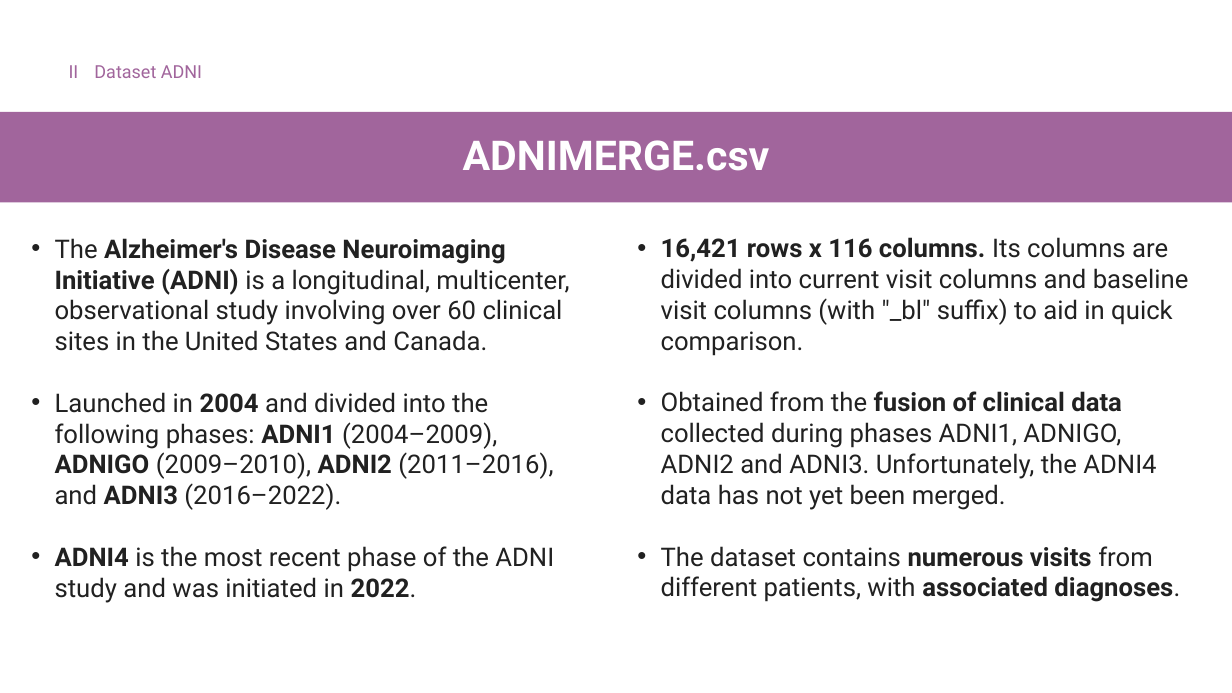
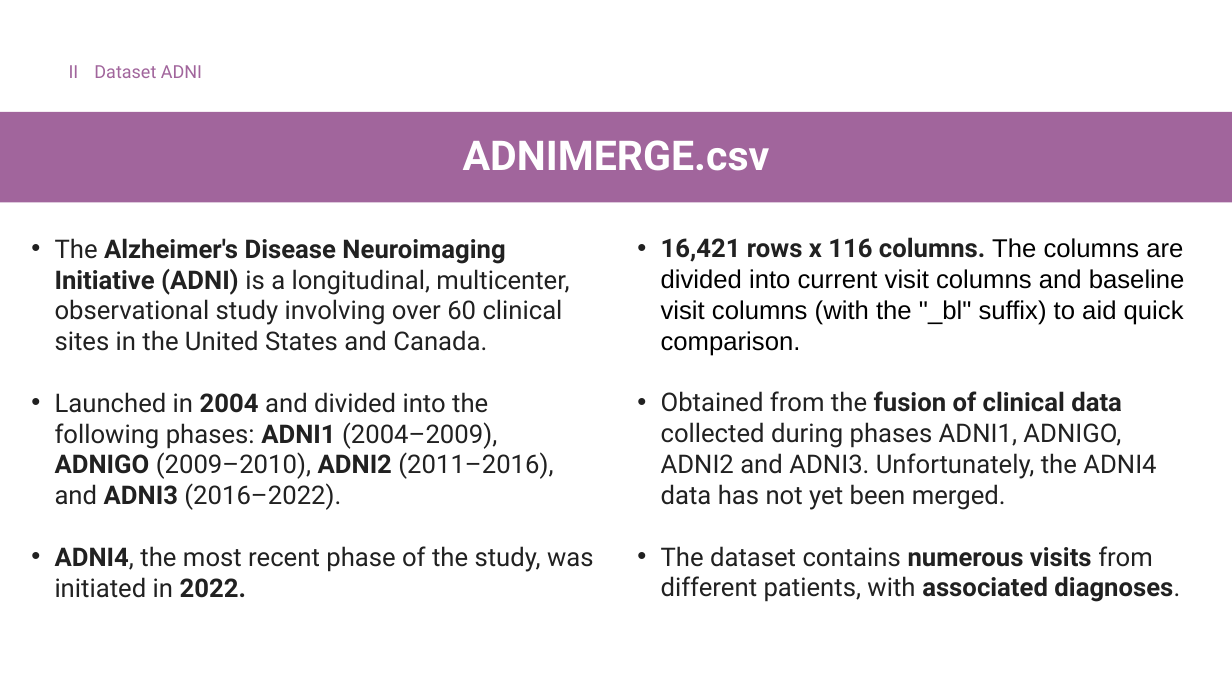
Before and after one commit to Tenshin000/CogniPredictAD, a slide deck: slide 7 of Presentation.pptx. Drawn at 1232x693 pixels with LibreOffice and Linux fonts; fonts in the diff are those of the drawing. Boxes give left, top, right and bottom in pixels: in the first picture for what was removed or moved away, otherwise in the second. Text is boxed around its words. In the diff, an @@ line names an element or a change of style, - is before the commit and + after.

```diff
--- a/Presentation.pptx
+++ b/Presentation.pptx
@@ text at [661, 237, 1185, 356]: text changed; font Roboto to Arial; text colour #212121 to #000000 @@
-• 16,421 rows x 116 columns. Its columns are divided into current visit columns and baseline visit columns (with "_bl" suffix) to aid in quick comparison.
+• 16,421 rows x 116 columns. The columns are divided into current visit columns and baseline visit columns (with the "_bl" suffix) to aid quick comparison.
@@ text at [55, 546, 594, 598]: text changed @@
-• ADNI4 is the most recent phase of the ADNI study and was initiated in 2022.
+• ADNI4, the most recent phase of the study, was initiated in 2022.
```
Also in this commit, not shown: 16 other slides changed, 8 other files.
